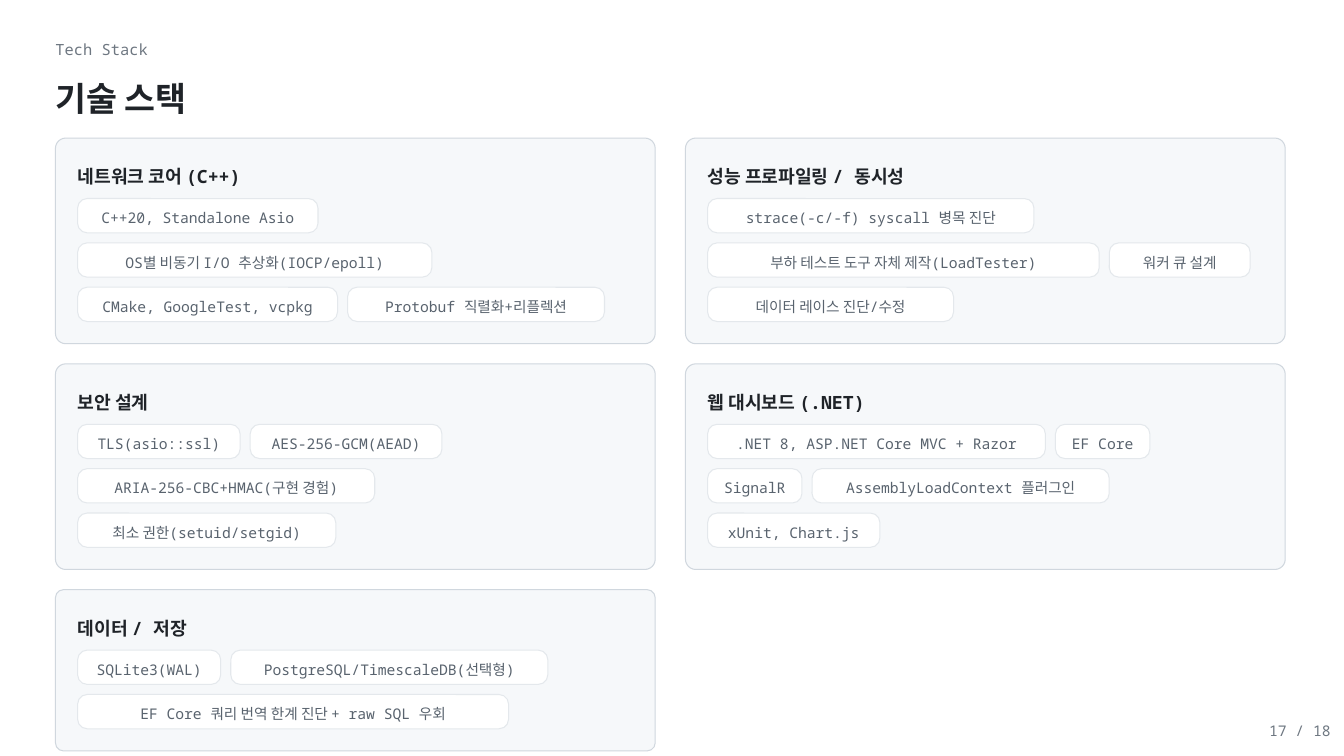
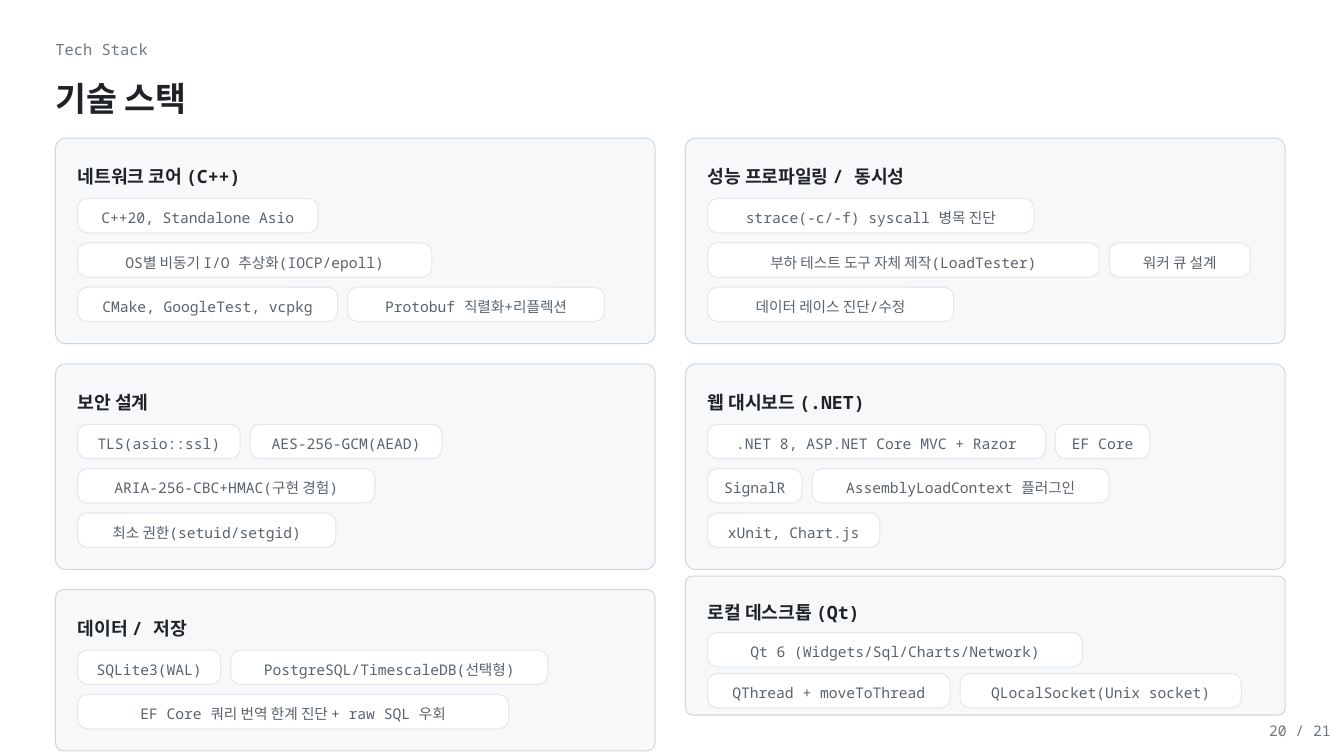
Before and after one commit to shkim4548/APM, a slide deck: slide 20 of Docs/portfolio_apm_light.pptx (slide 17 before the commit). Drawn at 1344x756 pixels with LibreOffice and Linux fonts; fonts in the diff are those of the drawing. Boxes give left, top, right and bottom in pixels: in the first picture for what was removed or moved away, otherwise in the second. Text is boxed around its words. In the diff, an @@ line names an element or a change of style, - is before the commit and + after.

```diff
--- a/Docs/portfolio_apm_light.pptx
+++ b/Docs/portfolio_apm_light.pptx
@@ rounded rectangle added at [686,577,1286,716], fill #F6F8FA, outline #D0D7DE 0.75 pt @@
@@ text added at [708,603,860,623], 13 pt, text #1F2328, bold @@
+로컬 데스크톱 (Qt)
@@ rounded rectangle added at [708,633,1083,667], fill #FFFFFF, outline #E4E8EC 0.75 pt @@
@@ text added at [750,646,1039,661], 10.5 pt, text #59636E @@
+Qt 6 (Widgets/Sql/Charts/Network)
@@ rounded rectangle added at [708,674,951,708], fill #FFFFFF, outline #E4E8EC 0.75 pt @@
@@ text added at [732,687,925,701], 10.5 pt, text #59636E @@
+QThread + moveToThread
@@ rounded rectangle added at [961,674,1242,708], fill #FFFFFF, outline #E4E8EC 0.75 pt @@
@@ text added at [991,687,1210,701], 10.5 pt, text #59636E @@
+QLocalSocket(Unix socket)
@@ text at [1269,725,1331,736]: text changed @@
-17 / 18
+20 / 21
```
Also in this commit, not shown: 17 other slides changed, 3 slides added, 3 other files.
